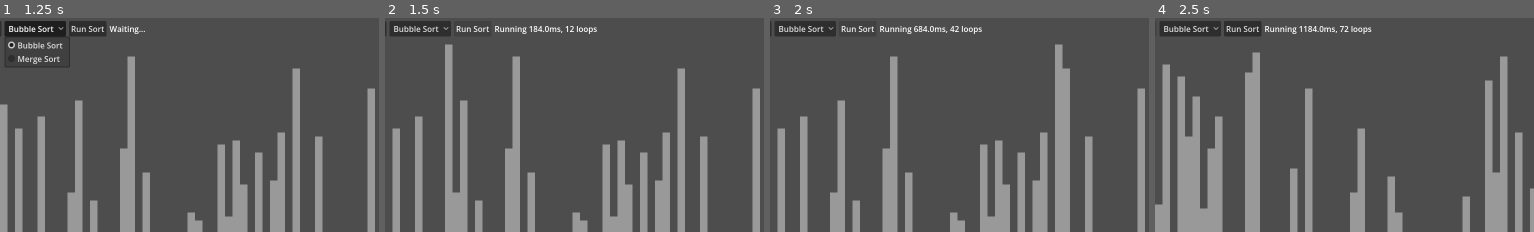
Above: before the commit, frames 1-4 (left to right).
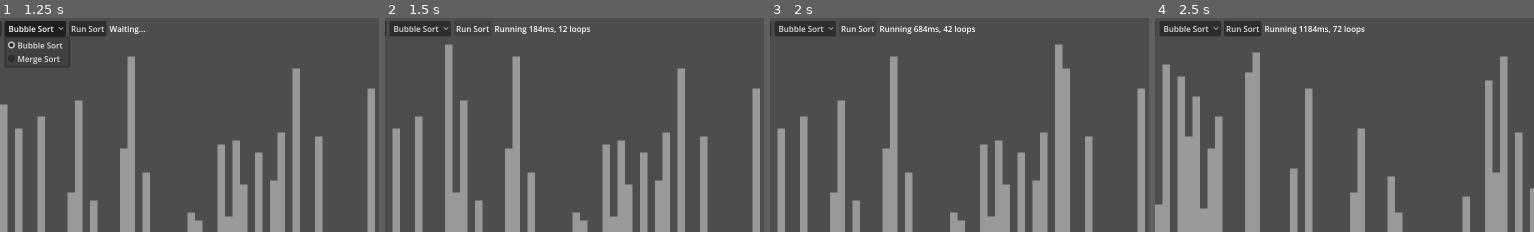
Above: after the commit, the same moments.

Repository: jiro4989/sort_visualizer
Game: Godot game, scene res://src/main.tscn
Two runs of this game, one before a commit and one after it. Both use one fixed random seed, a clock stepped at 60 frames per second and the inputs below.
Inputs:
- Up to frame 1 (1.25 s): click "Bubble Sort" at 0.5 s
- Up to frame 2 (1.5 s): click "Run Sort" at 1.25 s
- Up to frame 3 (2 s): no input
- Up to frame 4 (2.5 s): click "Shuffle" at 2 s
The pictures show only the part of the screen within x 4-54%, y 0-50%; the shares and areas given below are measured in that part.

Frame 1 is identical in both runs. In frame 2, 0.3% of the frame differs, in the area x 41-56%, y 3-8%; in frame 3, 0.3%; in frame 4, 0.3%.

Commit message:
fix: テキスト生成を関数に切り出し

Diff:
--- a/src/main.gd
+++ b/src/main.gd
@@ -72,12 +72,9 @@
 				sort_values[j + 1] = temp
 				redraw_visualization_area()
 
-			# 経過時間を status_label に設定
-			var elapsed_time: float = Time.get_ticks_msec() - start_time
-			status_label.text = "Running " + str(elapsed_time) + "ms, " + str(loop_count) + " loops"
-
+			status_label.text = create_status_text("Running", start_time, loop_count)
 			await get_tree().create_timer(0.01).timeout
-	status_label.text = "Done in " + str(Time.get_ticks_msec() - start_time) + "ms, " + str(loop_count) + " loops"
+	status_label.text = create_status_text("Done", start_time, loop_count)
 
 func merge_sort() -> void:
 	print("Merge Sort")
@@ -85,3 +82,7 @@
 func redraw_visualization_area() -> void:
 	for i in range(MAX_SIZE):
 		panels[i].custom_minimum_size = Vector2(0, BAR_HEIGHT * sort_values[i])
+
+func create_status_text(text: String, start_time: float, loop_count: int) -> String:
+	var elapsed_time: float = Time.get_ticks_msec() - start_time
+	return "%s %dms, %d loops" % [text, elapsed_time, loop_count]
